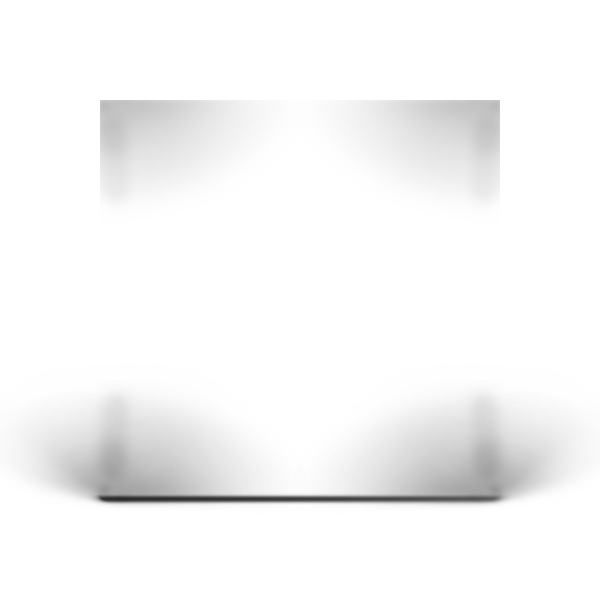
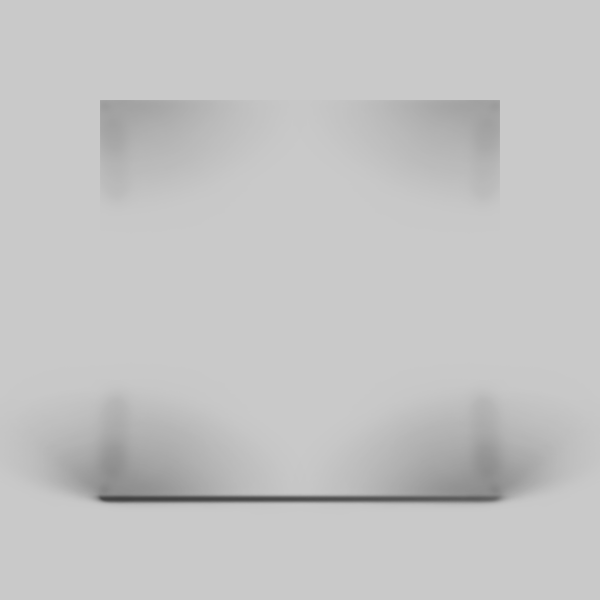
Layered file, before and after one edit (600 × 600). Changes by layer:
added layer "Layer 2" (15%) in group "Shadows" over [0, 0, 600, 600]
added group "Group 1 copy" (25%) with 2 layers in group "Shadows" over [0, 0, 600, 600]
added layer "Background copy" in group "Group 1 copy" over [0, 0, 600, 600]
moved "Shadow Bottom" into group "Shadows" over [0, 362, 600, 515]
hid "Background" over [0, 0, 600, 600]
